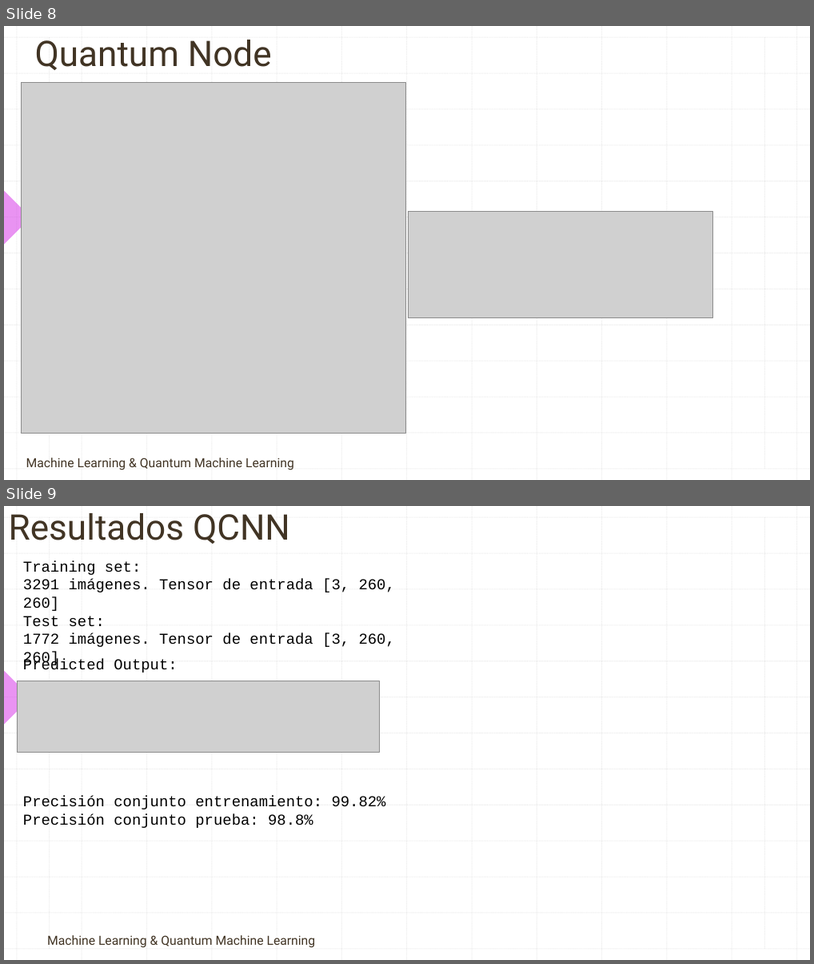
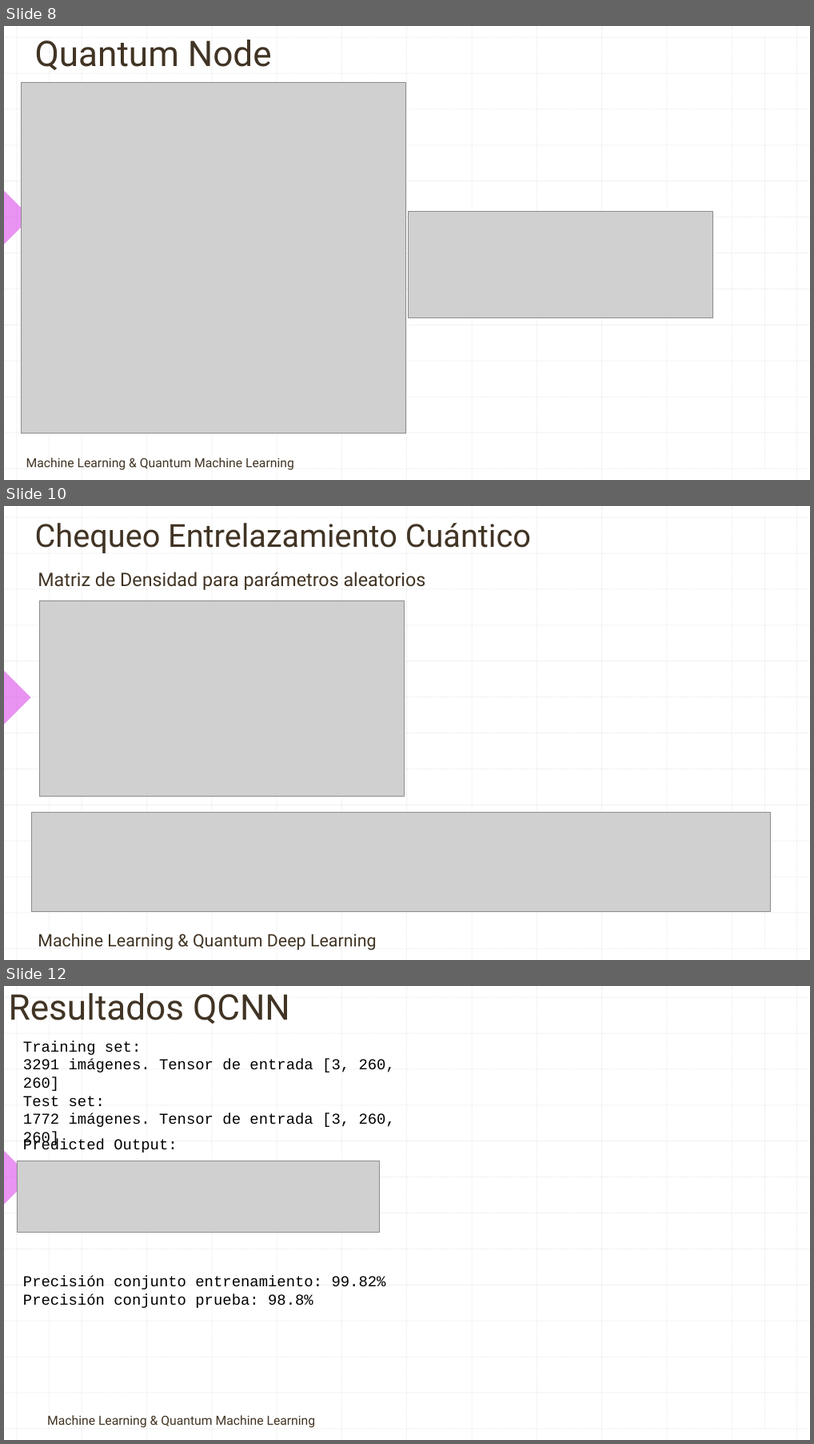
Before and after one commit to contepablod/QCNNCancerBinaryClassifier, a slide deck: Clasificador Cancerígeno por Imagenes.pptx. Shown one above the other, each under a label of ours: slides 8 and 9 before the commit, slides 8, 10 and 12 after it; the slides between them are not shown. The pictures are 814x964 and 814x1444 pixels, drawn with LibreOffice and Linux fonts; fonts in the diff are those of the drawing; grey boxes stand for pictures; background and template pictures are left out. Boxes give left, top, right and bottom in pixels: in the first picture for what was removed or moved away, otherwise in the second. Text is boxed around its words. In the diff, an @@ line names an element or a change of style, - is before the commit and + after.

```diff
--- a/Clasificador Cancerígeno por Imagenes.pptx
+++ b/Clasificador Cancerígeno por Imagenes.pptx
@@ slide 10 added at (4, 506, 810, 960), background picture (left out); not listed: 29 template elements that a slide beside it also shows @@
@@ title added at (35, 523, 531, 553), 37.8 pt, text #413424 @@
+Chequeo Entrelazamiento Cuántico
@@ text added at (38, 572, 426, 590), 22.2 pt, text #413424 @@
+Matriz de Densidad para parámetros aleatorios
@@ picture added at (40, 600, 405, 796) @@
@@ picture added at (32, 812, 771, 912) @@
@@ text added at (38, 933, 377, 950), 20.4 pt, text #413424 @@
+Machine Learning & Quantum Deep Learning
@@ what was slide 9 is now slide 12 @@
```
Also in this commit, not shown: 3 slides changed, 2 other slides added.
